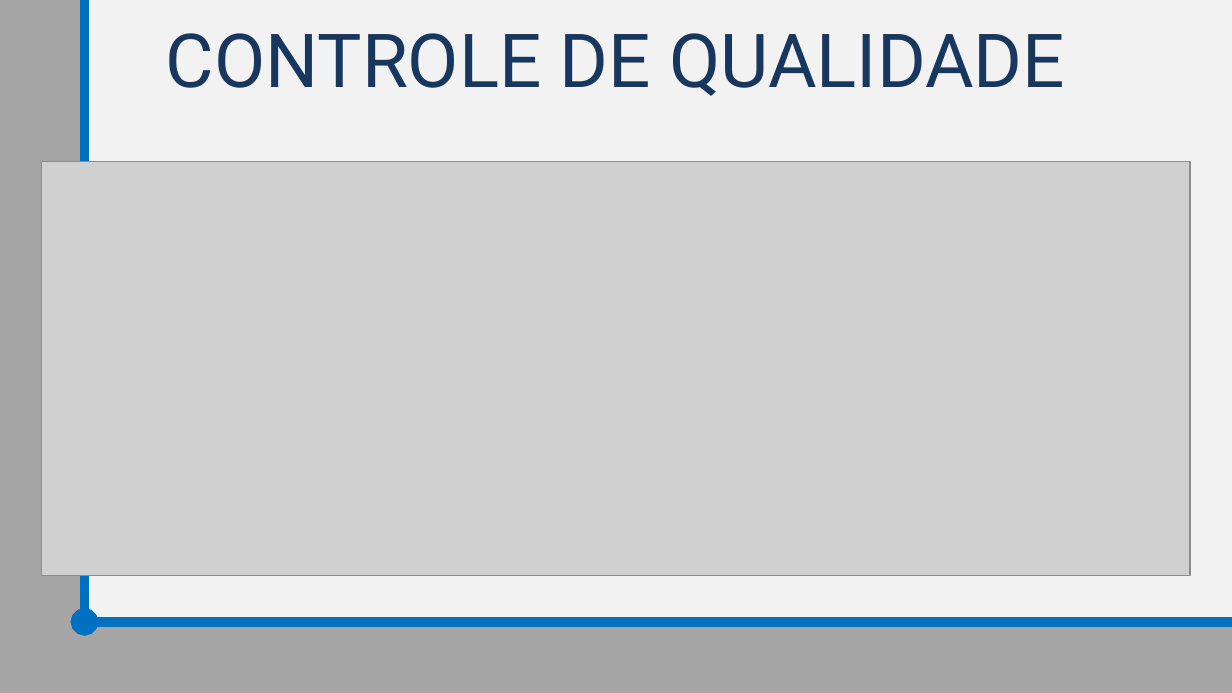
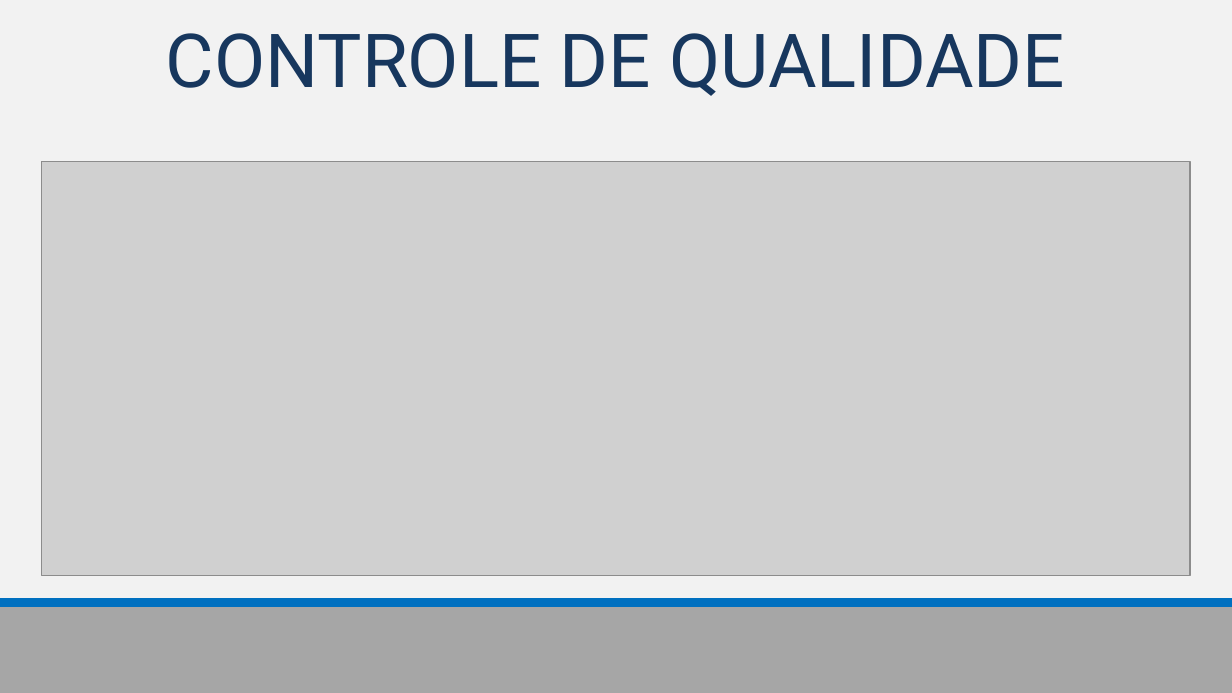
Before and after one commit to TR0NZ0D/Brazil-Career-Hub, a slide deck: slide 10 of Files/TCC - Final/Apresentacao_Final.pptx. Drawn at 1232x693 pixels with LibreOffice and Linux fonts; fonts in the diff are those of the drawing; grey boxes stand for pictures. Boxes give left, top, right and bottom in pixels: in the first picture for what was removed or moved away, otherwise in the second. Text is boxed around its words. In the diff, an @@ line names an element or a change of style, - is before the commit and + after.

```diff
--- a/Files/TCC - Final/Apresentacao_Final.pptx
+++ b/Files/TCC - Final/Apresentacao_Final.pptx
@@ rectangle removed at box(0, 0, 85, 693) @@
@@ line removed from (85, 623) to (85, 0) @@
@@ rectangle: place and size @@
-rectangle at box(18, 623, 1232, 693)
+rectangle at box(0, 603, 1232, 693)
@@ arrow moved from (1232, 623) - (85, 623) to (1232, 603) - (0, 603) @@
@@ arrow (1232, 603) - (0, 603): arrow to line @@
```
Also in this commit, not shown: 9 other slides changed, 4 slides added, 1 other file.
